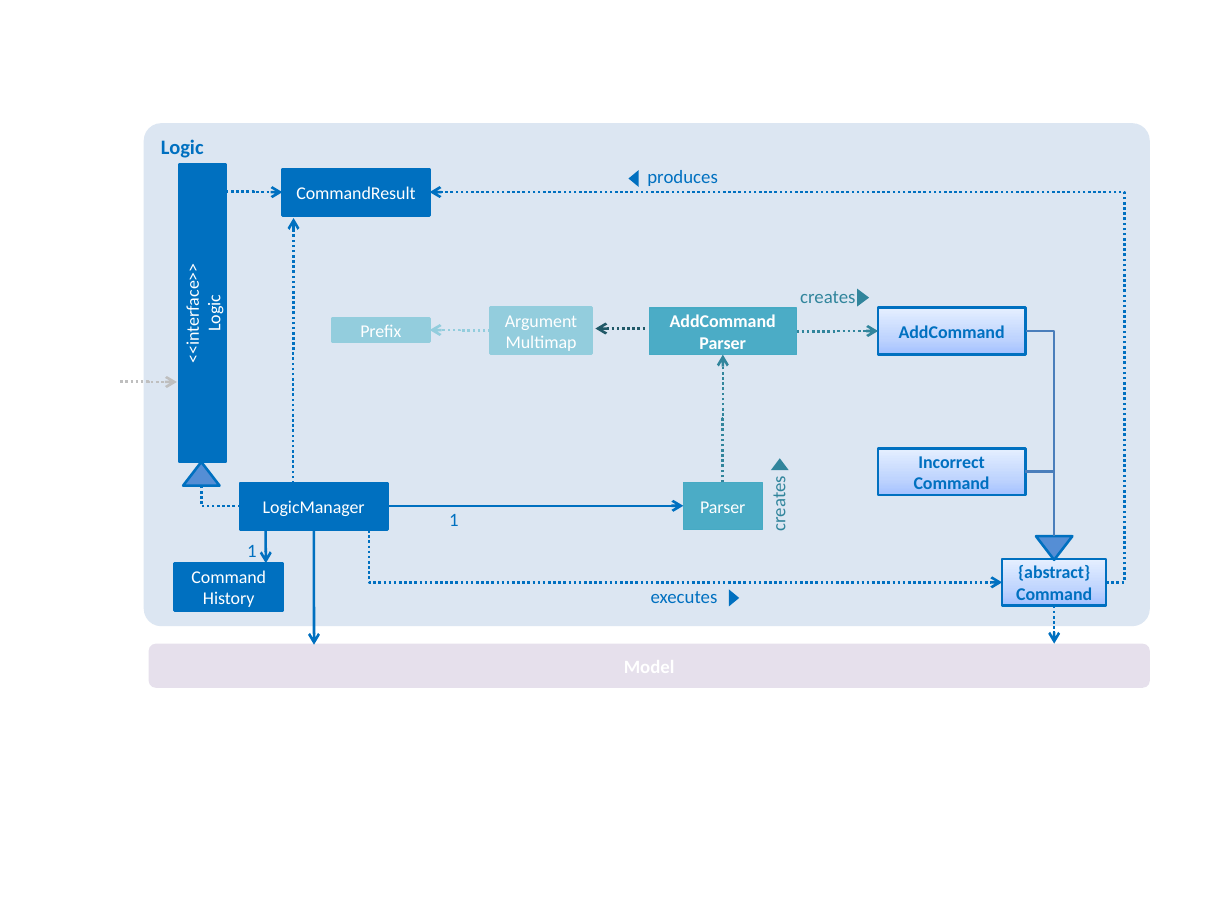
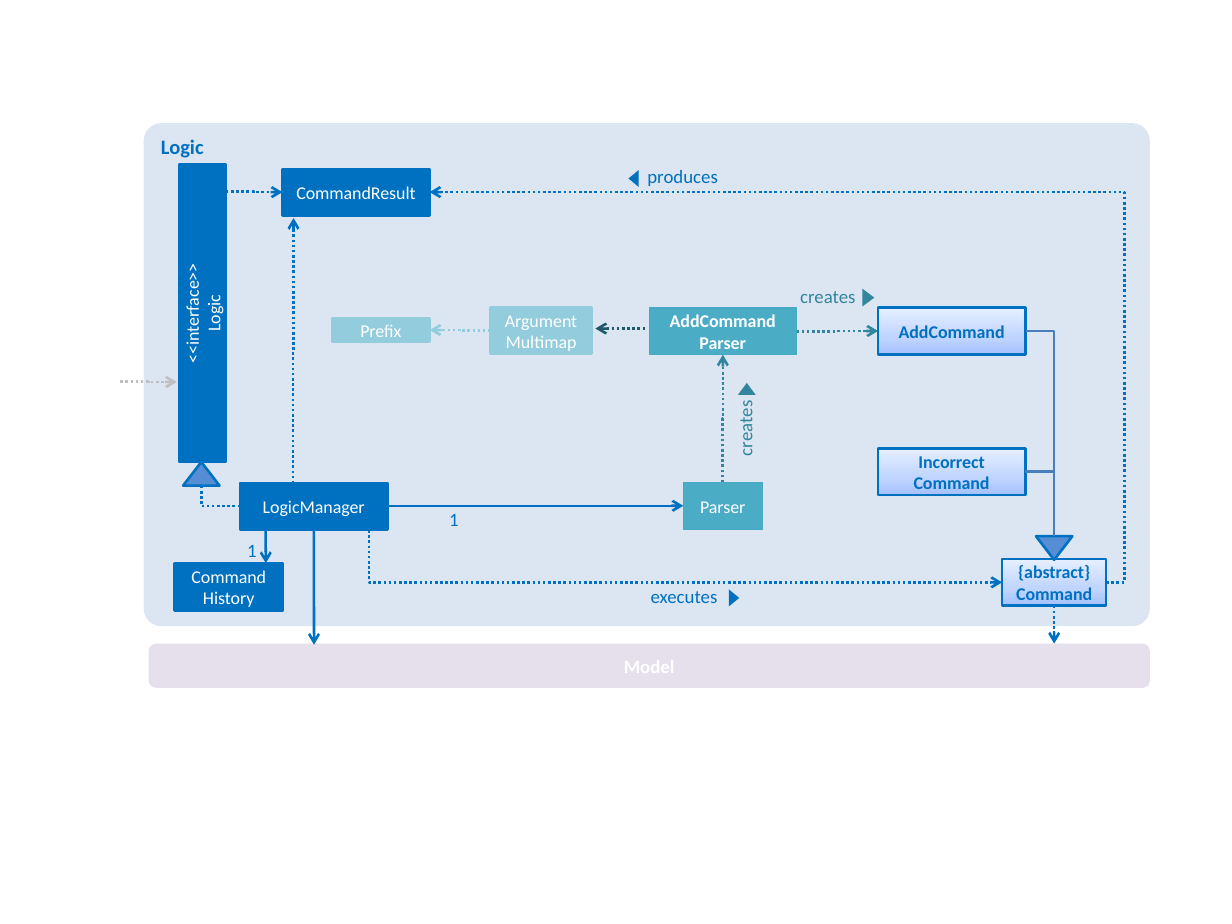
Before and after one commit to yogamurti/main, a slide deck: slide 1 of docs/diagrams/SimplifiedLogicComponentClassDiagram.pptx. Drawn at 1232x924 pixels with LibreOffice and Linux fonts; fonts in the diff are those of the drawing. Boxes give left, top, right and bottom in pixels: in the first picture for what was removed or moved away, otherwise in the second. Text is boxed around its words. In the diff, an @@ line names an element or a change of style, - is before the commit and + after.

```diff
--- a/docs/diagrams/SimplifiedLogicComponentClassDiagram.pptx
+++ b/docs/diagrams/SimplifiedLogicComponentClassDiagram.pptx
@@ triangle: place and size @@
-triangle at (856, 290, 869, 307)
+triangle at (862, 290, 875, 307)
@@ text "creates": place and size @@
-text "creates" at (767, 481, 790, 530)
+text "creates" at (734, 408, 757, 455)
@@ triangle: place and size @@
-triangle at (771, 458, 788, 471)
+triangle at (738, 383, 755, 395)
```
Also in this commit, not shown: 4 other files.
